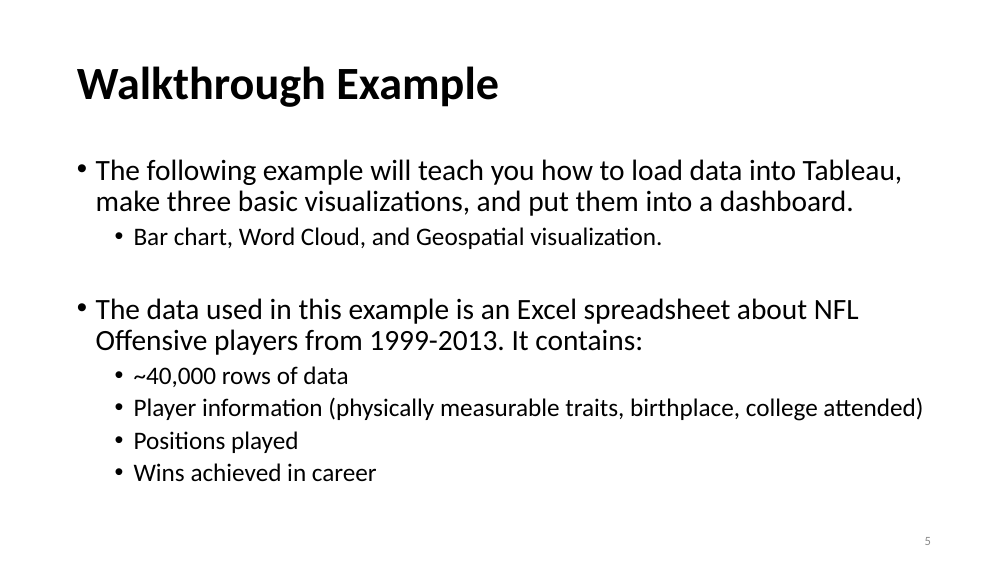
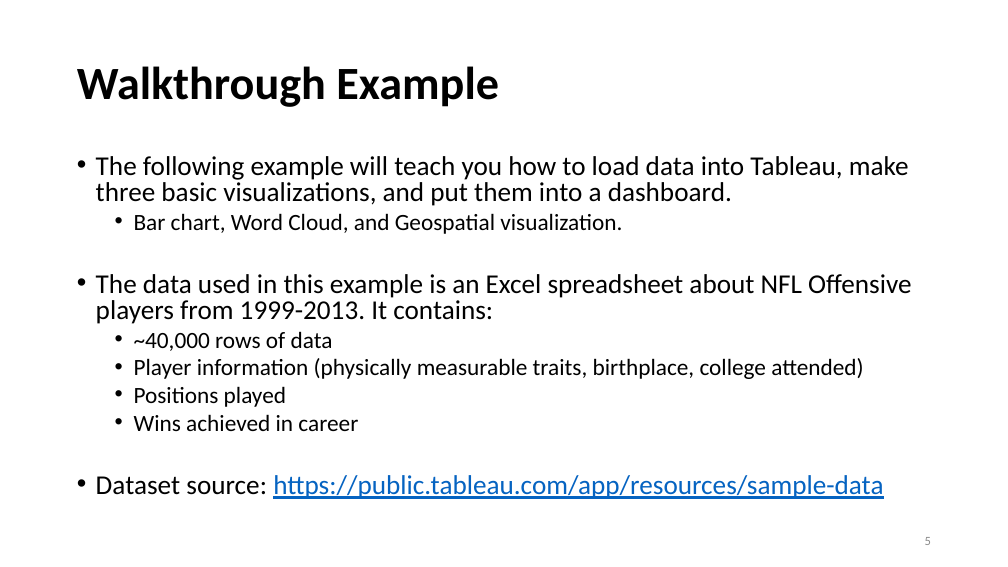
Before and after one commit to ailab-ua/courses, a slide deck: slide 5 of resources/tableau_overview_and_example_ss_hz_updated.pptx. Drawn at 1008x567 pixels with LibreOffice and Linux fonts; fonts in the diff are those of the drawing. Boxes give left, top, right and bottom in pixels: in the first picture for what was removed or moved away, otherwise in the second. Text is boxed around its words. In the diff, an @@ line names an element or a change of style, - is before the commit and + after.

Commit message:
Tableau updates.

```diff
--- a/resources/tableau_overview_and_example_ss_hz_updated.pptx
+++ b/resources/tableau_overview_and_example_ss_hz_updated.pptx
@@ text at (x1=96, y1=156, x2=911, y2=431): size 28 to 25.9 pt in "The following example will teach you how ...", "The data used in this example is ..."; size 24 to 22.2 pt in "Bar chart, Word Cloud, and Geospatial visualization.", "~40,000 rows of data", "Player information (physically measurable traits, birthplace ...", "Positions played" and 1 more places; line spacing 0.9 to 0.8 @@
@@ text at (x1=96, y1=475, x2=883, y2=499): paragraph added @@
+• Dataset source: https://public.tableau.com/app/resources/sample-data
```
Also in this commit, not shown: 4 other slides changed, 1 other file.
